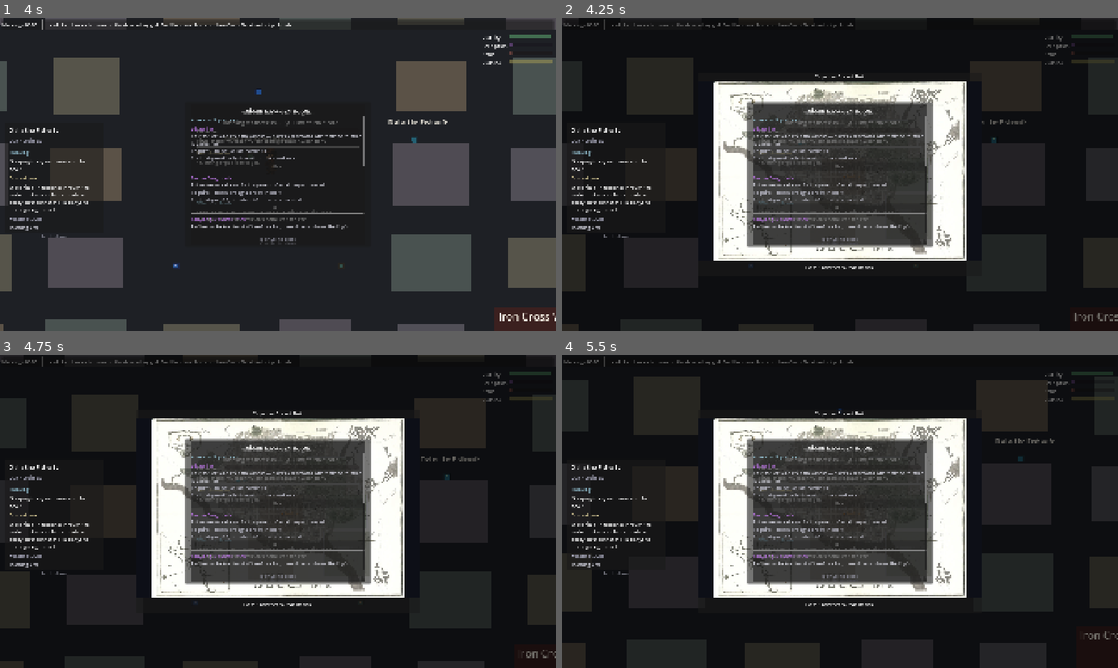
Above: before the commit, frames 1-4 (two rows, left to right).
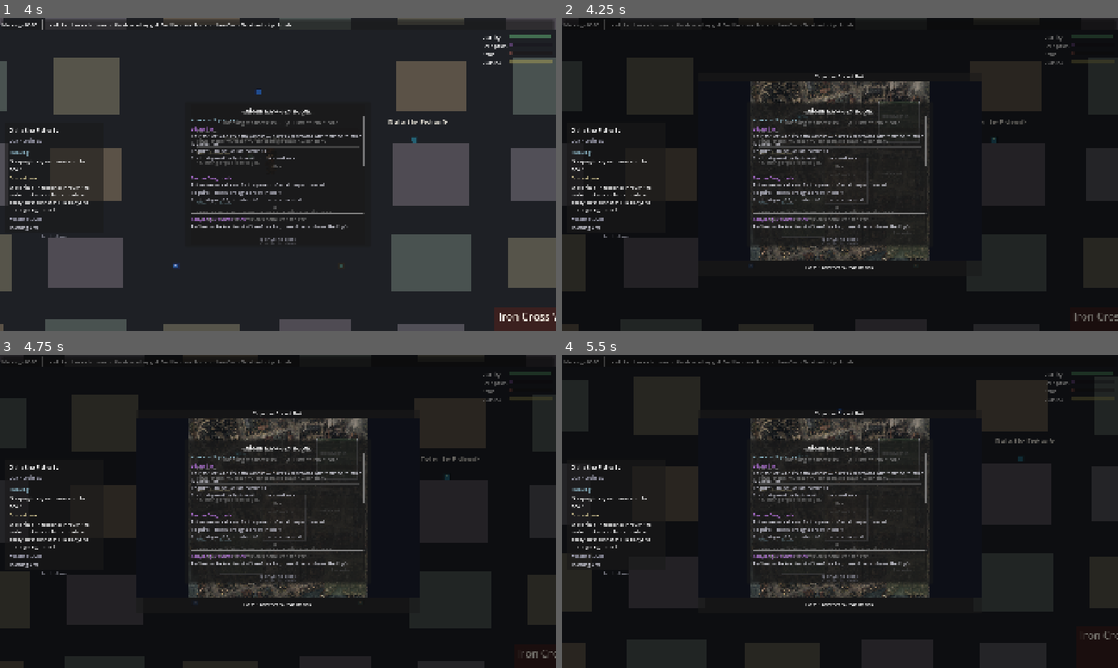
Above: after the commit, the same moments.

Repository: MaEnqiMark/Tingen-Game
Game: Godot game, scene res://scenes/Main.tscn
Two runs of this game, one before a commit and one after it. Both use one fixed random seed, a clock stepped at 60 frames per second and the inputs below. The engine's default icon, where the game draws it, is replaced by a stand-in: a white triangle on a blue panel in a dark square.
Inputs (mouse positions are in pixels of both pictures, inside the frame that each line leads up to):
- Up to frame 1 (4 s): drag from (205, 93) to (372, 93) at 0.52 s; drag from (383, 105) to (216, 105) at 1.27 s; move the mouse to (333, 105) at 2.02 s; hold D (move_right) 2.03-2.75 s; hold C (toggle_cult) 2.03-2.75 s; drag from (250, 237) to (378, 133) at 2.77 s; tap Enter at 3.5 s; move the mouse to (444, 221) at 3.52 s; hold A (move_left) from 3.53 s (still down); hold R (toggle_rituals) from 3.53 s (still down)
- Up to frame 2 (4.25 s): keep holding A (move_left); keep holding R (toggle_rituals); tap M (toggle_map) at 4.15 s
- Up to frame 3 (4.75 s): release A (move_left) at 4.25 s; release R (toggle_rituals) at 4.25 s; drag from (111, 464) to (272, 430) at 4.27 s
- Up to frame 4 (5.5 s): tap Space at 5 s; move the mouse to (867, 511) at 5.02 s; hold S (move_down) from 5.03 s (still down); hold Tab (toggle_board) from 5.03 s (still down); click (867, 511) at 5.17 s

Frame 1 is identical in both runs. In frame 2, 17% of the frame differs, in the area x 27-73%, y 20-78%; in frame 3, 17%; in frame 4, 17%.

Commit message:
feat: re-skin the District map panel to the new city map (map_v3.png)
Swap the modal map texture to assets/maps/map_v3.png (1254x1254) and set MapProjection.MAP_SIZE to match, so the panel shows the new hand-painted city undistorted. Re-trace the five district map_polygons onto the new layout (Iron Cross centre, St. Selena lower-left, Harbour bottom-right, Night Market east, Uptown top-right).

The world<->map transform (CITY_SCALE) and the rite WORLD anchor (WAREHOUSE_MAP -> ActionCommit.SITES, CityBlocks) are deliberately left unchanged, so this is a panel-only re-skin with no gameplay ripple.

Known follow-ups (flagged in code): the district polygons are an eyeballed first pass to refine in-editor, and the rite-site marker + cross-scene player tracker are not yet re-aligned to map_v3 -- that needs the world/rite coordinate-unification pass.

Tests: update the 4 map tests (texture path+size, polygon bounds, canvas-fit now derived from MAP_SIZE, global-transform world rect 4389x4389); suite holds at 555 passed, 0 failed, boot clean.

Co-Authored-By: Claude Opus 4.7 <noreply@anthropic.com>

Diff:
--- a/tingen/data/districts.json
+++ b/tingen/data/districts.json
@@ -5,7 +5,7 @@
 		"base_risk": 0.45,
 		"risk_pressure": "corruption",
 		"polygon": [320, 200, 560, 200, 560, 380, 320, 380],
-		"map_polygon": [430, 300, 600, 300, 600, 440, 430, 440]
+		"map_polygon": [520, 530, 820, 530, 820, 850, 520, 850]
 	},
 	{
 		"id": "harbor",
@@ -13,7 +13,7 @@
 		"base_risk": 0.30,
 		"risk_pressure": "cult_readiness",
 		"polygon": [80, 400, 360, 400, 360, 600, 80, 600],
-		"map_polygon": [680, 440, 860, 440, 860, 620, 680, 620]
+		"map_polygon": [950, 950, 1240, 950, 1240, 1230, 950, 1230]
 	},
 	{
 		"id": "st_selena",
@@ -21,7 +21,7 @@
 		"base_risk": 0.20,
 		"risk_pressure": "attention",
 		"polygon": [600, 160, 820, 160, 820, 340, 600, 340],
-		"map_polygon": [610, 150, 770, 150, 770, 300, 610, 300]
+		"map_polygon": [220, 800, 520, 800, 520, 1080, 220, 1080]
 	},
 	{
 		"id": "night_market",
@@ -29,7 +29,7 @@
 		"base_risk": 0.35,
 		"risk_pressure": "panic",
 		"polygon": [400, 420, 660, 420, 660, 600, 400, 600],
-		"map_polygon": [380, 470, 560, 470, 560, 630, 380, 630]
+		"map_polygon": [860, 540, 1150, 540, 1150, 800, 860, 800]
 	},
 	{
 		"id": "uptown",
@@ -37,6 +37,6 @@
 		"base_risk": 0.10,
 		"risk_pressure": "corruption",
 		"polygon": [700, 380, 900, 380, 900, 560, 700, 560],
-		"map_polygon": [690, 300, 850, 300, 850, 430, 690, 430]
+		"map_polygon": [900, 130, 1180, 130, 1180, 420, 900, 420]
 	}
 ]
--- a/tingen/src/DistrictMap.gd
+++ b/tingen/src/DistrictMap.gd
@@ -6,7 +6,7 @@
 ## `map_polygon` (map-image space) so every overlay lines up with the printed map art.
 
 const DISTRICTS_PATH: String = "res://data/districts.json"
-const MAP_TEXTURE_PATH: String = "res://assets/maps/tingen_map.png"
+const MAP_TEXTURE_PATH: String = "res://assets/maps/map_v3.png"
 const LOW_RISK := Color(0.25, 0.55, 0.35)
 const HIGH_RISK := Color(0.85, 0.25, 0.25)
 
--- a/tingen/src/MapProjection.gd
+++ b/tingen/src/MapProjection.gd
@@ -9,12 +9,15 @@
 ## accurate everywhere, not just inside one district. image_to_canvas / canvas_to_image are the
 ## panel's aspect-fit letterbox and are independent of CITY_SCALE.
 
-const MAP_SIZE := Vector2(1000.0, 706.0)
-## World units per map pixel. The map (1000x706) becomes a (0,0)..(3500,2471) world. 3.5 keeps the
-## established district feel: a full-city walk is ~29 s at the player's 120 u/s.
+const MAP_SIZE := Vector2(1254.0, 1254.0)
+## World units per map pixel. The map (1254x1254) becomes a (0,0)..(4389,4389) world. 3.5 keeps the
+## established district feel: a full-city walk is ~37 s at the player's 120 u/s.
 const CITY_SCALE := 3.5
-## The 降临 / rite site in the canonical map-image space (inside the iron_cross map_polygon
-## [430,300,600,440]). Its world position = map_to_world(WAREHOUSE_MAP); its map marker is itself.
+## The 降临 / rite site, in the canonical map-image space. Its world position =
+## map_to_world(WAREHOUSE_MAP); its map marker is itself. NOTE: still anchored to the OLD map
+## space pending the world/rite coordinate-unification pass. On map_v3 the rite marker is not yet
+## re-aligned to the Iron Cross district; the WORLD anchor (and CityBlocks, ActionCommit.SITES) are
+## deliberately left unchanged here so the panel re-skin causes no gameplay ripple.
 const WAREHOUSE_MAP := Vector2(515.0, 372.0)
 
 ## Map-image space -> world space.
--- a/tingen/tests/run_tests.gd
+++ b/tingen/tests/run_tests.gd
@@ -2163,11 +2163,11 @@
 
 func _test_map_texture_imported() -> void:
 	print("[map texture]")
-	var tex: Variant = load("res://assets/maps/tingen_map.png")
-	_ok(tex is Texture2D, "tingen_map.png is imported and loads as a Texture2D")
+	var tex: Variant = load("res://assets/maps/map_v3.png")
+	_ok(tex is Texture2D, "map_v3.png is imported and loads as a Texture2D")
 	if tex is Texture2D:
 		_ok((tex as Texture2D).get_size().is_equal_approx(MapProjection.MAP_SIZE),
-			"texture size matches MAP_SIZE (1000x706)")
+			"texture size matches MAP_SIZE (1254x1254)")
 
 func _test_district_map_polygons() -> void:
 	print("[district map_polygons]")
@@ -2194,7 +2194,7 @@
 		if not (dd.has("base_risk") and dd.has("risk_pressure")):
 			risk_model_intact = false
 	_ok(all_valid, "every district has an even-length map_polygon of >= 6 numbers (>= 3 vertices)")
-	_ok(all_in_bounds, "every map_polygon vertex sits within [0,1000] x [0,706]")
+	_ok(all_in_bounds, "every map_polygon vertex sits within [0,1254] x [0,1254]")
 	for expected in ["iron_cross", "harbor", "st_selena", "night_market", "uptown"]:
 		_ok(ids.has(expected), "district '%s' is present" % expected)
 	_ok(risk_model_intact, "base_risk / risk_pressure still present on every district (risk model unbroken)")
@@ -2202,16 +2202,18 @@
 func _test_map_projection_canvas_fit() -> void:
 	print("[map projection canvas fit]")
 	# A canvas twice as wide as the map (same height): letterboxed left/right at uniform scale 1.
-	var canvas := Vector2(2000.0, 706.0)
-	var scale: float = minf(canvas.x / MapProjection.MAP_SIZE.x, canvas.y / MapProjection.MAP_SIZE.y)
+	# Derived from MAP_SIZE so it stays correct across map swaps (now the square map_v3, 1254x1254).
+	var ms: Vector2 = MapProjection.MAP_SIZE
+	var canvas := Vector2(ms.x * 2.0, ms.y)
+	var scale: float = minf(canvas.x / ms.x, canvas.y / ms.y)
 	_ok(is_equal_approx(scale, 1.0), "uniform scale is the limiting (height) ratio")
 	# Image origin maps to the centering offset, not the canvas origin.
 	var origin: Vector2 = MapProjection.image_to_canvas(canvas, Vector2.ZERO)
-	_ok(origin.is_equal_approx(Vector2(500.0, 0.0)), "image origin maps to the letterbox offset")
+	_ok(origin.is_equal_approx(Vector2(ms.x * 0.5, 0.0)), "image origin maps to the letterbox offset")
 	# The far map corner stays within the canvas and sits at the far letterbox edge.
-	var corner: Vector2 = MapProjection.image_to_canvas(canvas, MapProjection.MAP_SIZE)
+	var corner: Vector2 = MapProjection.image_to_canvas(canvas, ms)
 	_ok(corner.x <= canvas.x + 0.01 and corner.y <= canvas.y + 0.01, "MAP_SIZE corner stays within the canvas")
-	_ok(corner.is_equal_approx(Vector2(1500.0, 706.0)), "MAP_SIZE corner sits at the far letterbox edge")
+	_ok(corner.is_equal_approx(Vector2(ms.x * 1.5, ms.y)), "MAP_SIZE corner sits at the far letterbox edge")
 	# Aspect-preserving: a step in image x and an equal step in image y scale identically.
 	var dx: Vector2 = MapProjection.image_to_canvas(canvas, Vector2(10.0, 0.0)) - origin
 	var dy: Vector2 = MapProjection.image_to_canvas(canvas, Vector2(0.0, 10.0)) - origin
@@ -2227,24 +2229,25 @@
 
 func _test_map_projection_world_to_map() -> void:
 	print("[map projection global transform]")
-	# Constants match the canonical map-image space (tingen_map.png is 1000x706).
-	_ok(MapProjection.MAP_SIZE == Vector2(1000.0, 706.0), "MAP_SIZE is the tingen_map.png pixel size")
+	# Constants match the canonical map-image space (map_v3.png is 1254x1254).
+	_ok(MapProjection.MAP_SIZE == Vector2(1254.0, 1254.0), "MAP_SIZE is the map_v3.png pixel size")
 	_ok(MapProjection.CITY_SCALE == 3.5, "CITY_SCALE is 3.5")
-	# Map corners map onto the world rect (0,0)..(3500,2471).
+	# Map corners map onto the world rect (0,0)..(4389,4389).
 	_ok(MapProjection.map_to_world(Vector2.ZERO).is_equal_approx(Vector2.ZERO),
 		"map origin -> world origin")
-	_ok(MapProjection.map_to_world(MapProjection.MAP_SIZE).is_equal_approx(Vector2(3500.0, 2471.0)),
-		"map far corner -> world far corner (3500,2471)")
+	_ok(MapProjection.map_to_world(MapProjection.MAP_SIZE).is_equal_approx(Vector2(4389.0, 4389.0)),
+		"map far corner -> world far corner (4389,4389)")
 	# Round-trip identity: world_to_map is the exact inverse of map_to_world.
 	var p := Vector2(1234.0, 567.0)
 	_ok(MapProjection.map_to_world(MapProjection.world_to_map(p)).is_equal_approx(p),
 		"map_to_world(world_to_map(p)) == p")
-	# The Iron Cross map_polygon top-left lands at the documented world rect corner.
+	# A sample map point scales by CITY_SCALE.
 	_ok(MapProjection.map_to_world(Vector2(430.0, 300.0)).is_equal_approx(Vector2(1505.0, 1050.0)),
-		"Iron Cross map (430,300) -> world (1505,1050)")
-	# The rite site anchor: WAREHOUSE_MAP sits inside the Iron Cross map_polygon and transforms cleanly.
-	var ic := Rect2(430.0, 300.0, 170.0, 140.0)  # iron_cross map_polygon bounds
-	_ok(ic.has_point(MapProjection.WAREHOUSE_MAP), "WAREHOUSE_MAP lands inside the Iron Cross region")
+		"map (430,300) -> world (1505,1050)")
+	# The rite anchor is deliberately still in the OLD map space (see MapProjection note): it sits in
+	# its legacy Iron Cross region and transforms cleanly, pending the world/rite unification pass.
+	var ic := Rect2(430.0, 300.0, 170.0, 140.0)  # legacy iron_cross map_polygon bounds (old space)
+	_ok(ic.has_point(MapProjection.WAREHOUSE_MAP), "WAREHOUSE_MAP still in its legacy Iron Cross region")
 	_ok(MapProjection.map_to_world(MapProjection.WAREHOUSE_MAP).is_equal_approx(Vector2(1802.5, 1302.0)),
 		"WAREHOUSE_MAP -> world (1802.5,1302.0)")
 
@@ -2258,7 +2261,7 @@
 	await process_frame
 	_ok(not panel.visible, "map panel hidden by default")
 	_ok(panel.districts.size() == 5, "panel loaded the five districts")
-	_ok(panel.has_map_texture(), "panel loaded the tingen_map.png texture")
+	_ok(panel.has_map_texture(), "panel loaded the city map texture")
 	panel.toggle()
 	await process_frame
 	_ok(panel.visible, "map panel toggles visible")
Binary file added: tingen/assets/maps/map_v3.png
Not shown, added: tingen/assets/maps/map_v3.png.import
